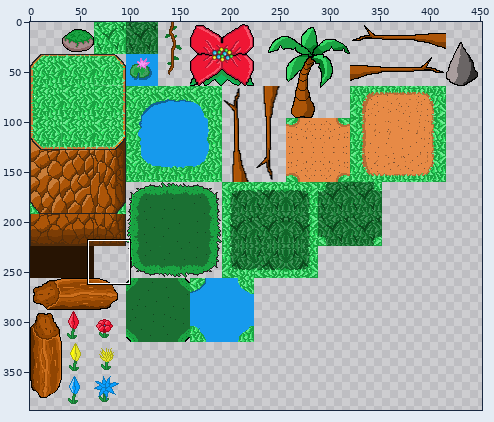
Sprite sheet: bin/Images/Tilesets/Jungle.png. The picture above shows the old version from afar; the outline marks the close-up.
Close-up. Before:
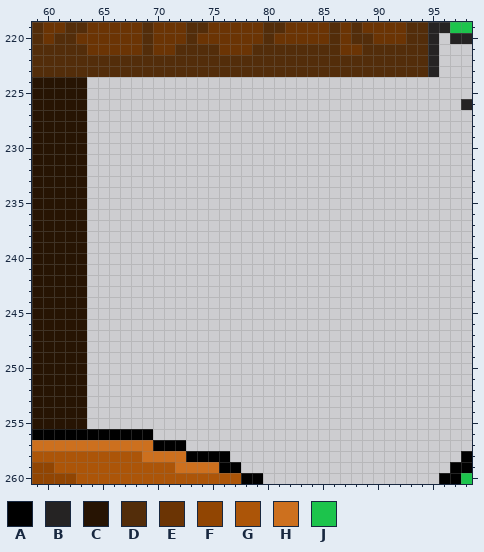
The file is 512x512 pixels. Pixels under 10% opacity are left out. Colours within 5 levels of each other are drawn and written as one. Shown: x 59..98, y 219..260. The wide view leaves out empty margins. The commit also changed other parts of the picture, which this record leaves out.
Palette (. is transparent): A #000000  B #252323  C #271403  D #532d0a  E #6b3404  F #914502  G #ac5508  H #cd701e  J #1cc44c
Pixels before, first column x 59:
219 DEEDDEEEEEDEEEDDEEEEEDDEEEEDEDEEEEDDBBJJ
220 DEDDEEEEEEDEEEDEEEEEEDEEEEEDEDDEEEDDB.BB
221 DDDDDEEEEEDEEDDDDEEEDDDDDDDDEEDDDDDDB...
222 DDDDDDDDDDDDDDDDDDDDDDDDDDDDDDDDDDDDB...
223 DDDDDDDDDDDDDDDDDDDDDDDDDDDDDDDDDDDDB...
224 CCCCC...................................
225 CCCCC...................................
226 CCCCC..................................B
227 CCCCC...................................
228 CCCCC...................................
229 CCCCC...................................
230 CCCCC...................................
231 CCCCC...................................
232 CCCCC...................................
233 CCCCC...................................
234 CCCCC...................................
235 CCCCC...................................
236 CCCCC...................................
237 CCCCC...................................
238 CCCCC...................................
239 CCCCC...................................
240 CCCCC...................................
241 CCCCC...................................
242 CCCCC...................................
243 CCCCC...................................
244 CCCCC...................................
245 CCCCC...................................
246 CCCCC...................................
247 CCCCC...................................
248 CCCCC...................................
249 CCCCC...................................
250 CCCCC...................................
251 CCCCC...................................
252 CCCCC...................................
253 CCCCC...................................
254 CCCCC...................................
255 CCCCC...................................
256 AAAAAAAAAAA.............................
257 HHHHHHHHHHHAAA..........................
258 GGGGGGGGGGHHHHAAAA.....................A
259 FFGGGGGGGGGGGHHHHAA...................AA
260 FFFFGGGGGGGGGGGGGGGAA................AAJ
The result:
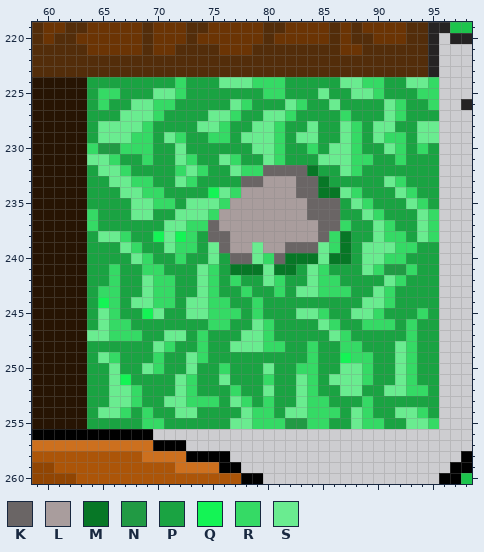
Colours new in this view: K #6a6565  L #a99d9d  M #077726  N #219a44  P #1aa342  Q #14f455  R #35da65  S #6aec90
The exact change:
Changed rows in their new state; - is an unchanged pixel.
first column x 64:
224 PPPPPPPPRPPPSSSRRRPPPPPSSRRPPSSR
225 PRRPPPSSRPPPPPPPRRPPPSPPSSRPPPRR
226 PRPPSSRRPPPPPSRPPPSRPPSPPPPSRPPR
227 PPPSSSRPPPPSSRPPSSRPPPPRPPPSRPPP
228 PSSSSRPPPPSSRPPSSRPPSPPSRPSSPPSS
229 PSSSRRPSRPPRRPSSSRPSSPPSRPSRRPSS
230 RNNRRRPPSPPPPPPSSRPPRPSSRPPSRPRP
231 SSRPPRPPSRPPSRPPSRPPPSSSRRPPRPPP
232 PSSRPPPPRSRPPSRRKKKKMPPSRPPPPPPP
233 PPSSRRPPSRPPPPKKLLLKKMPPPPPSRPPP
234 PPPSSRRPPPPQSRLLLLLKKMMSRPPPSRPP
235 PPPPSSRRPSSSRLLLLLLLKKKPSRPPPSRP
236 RPPPSSPPSSSRLLLLLLLLKKKPPSRPPPSR
237 RPPPPPPSSRRKLLLLLLLLLKKRPPSRPPSR
238 PSSRPPQSQRPKKLLLLLLLLKRMPPSRRPSR
239 PPPSRPPSRRPSKLLSLLKKKSRMPSSSRRPP
240 PPPPSRPPRPPSPKKSRKMMMSMMPSSRRPPP
241 PPRPPRRPPPSRPMMMSMMPSRPPPSRNNRPP
242 PPRPPSRRPPSRPRPPSRPPSRRPPPPSRPPP
243 PRRPPSRRPPSRPPRPPRPSSRRRPPSRPPPP
244 PQRPSSRRPSSRRPPRPPPPPPPPPSSRPPPP
245 PSRPPQSPPSSRRRPRPPPSSRPPSSRPPPRP
246 PSRRPPPPPPPRRPPSRPPPPSRPPRRRPRPP
247 SSRRRPPSSPRPPPSSRPPPPPSRPPPPPRPP
248 PPPPPPSRPPRPPSSSRRPPRPPRRPPPSRPP
249 PSRPPPRPPSRPPPPPPPPPRPPQRRPPSRPP
250 PPSPPSRPPSPPRPPPSPPRRPPSSRPPSRPP
251 PPSQPPPPSRPPSPPPRPPSRPSSSRPPSRPP
252 PPSSRPPPSRPPPRPPSPPSRPPSSPPSSRRP
253 PPSSRPPSSRRRPSRPRPPSRRPPPRPPPPPP
254 PSSRPRPPSSPPPPSRRPSSRRRPSRPPSSRP
255 PPPPPRRPPPPPPSSRRRNNRRPPSRRPPSSR
Where, in picture pixels (left, top, right, bottom), the same in both close-ups:
added: (87, 77, 439, 429)
